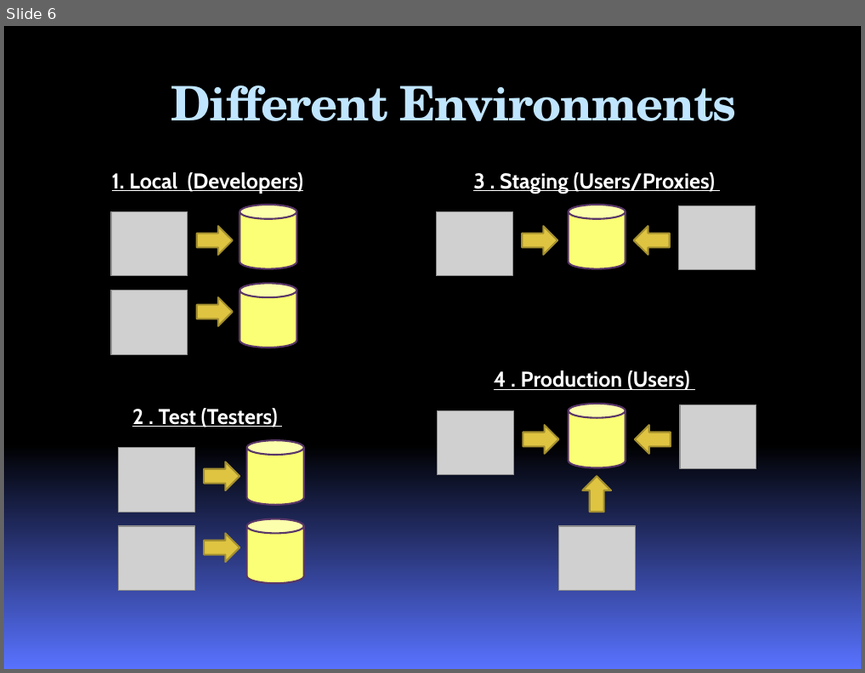
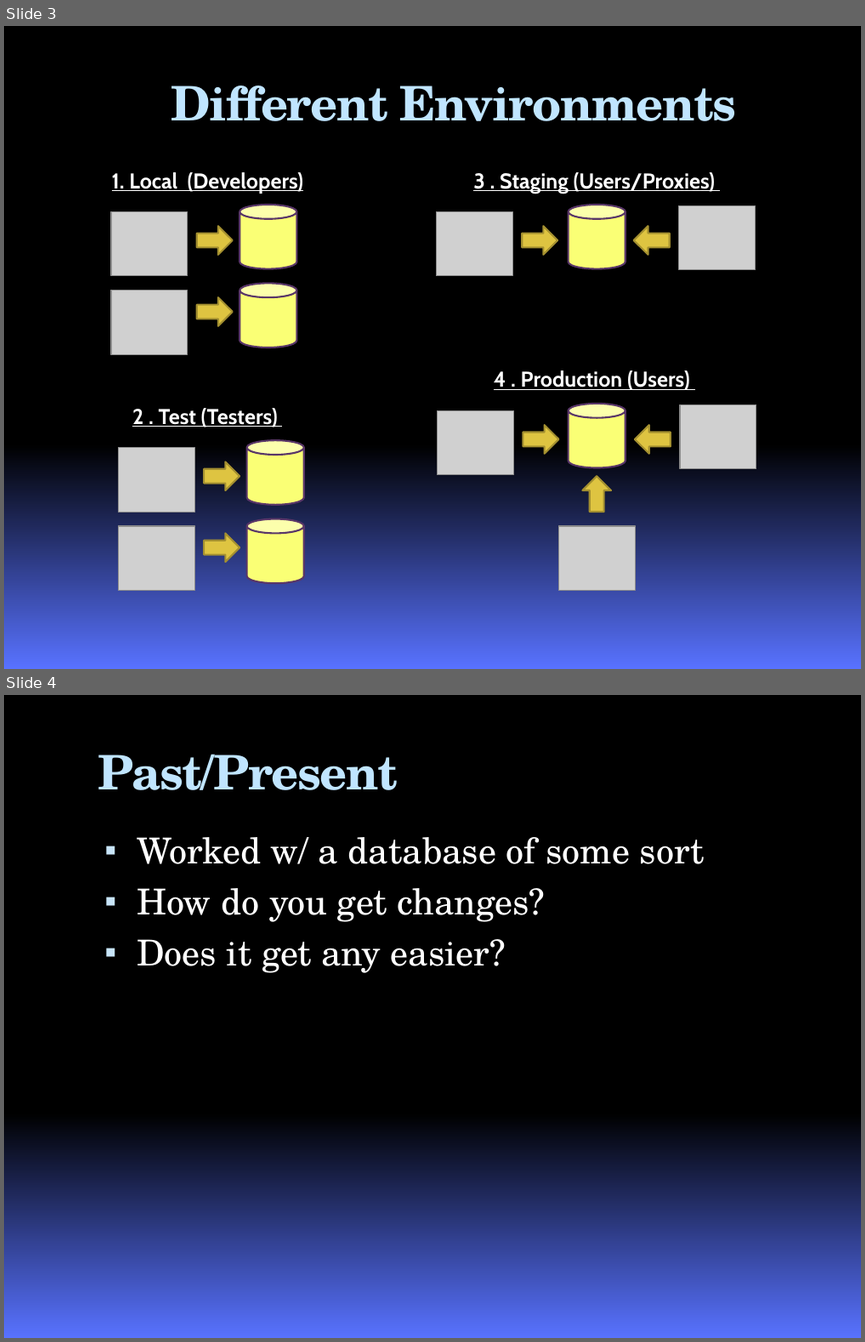
Before and after one commit to google-code-export/roundhouse, a slide deck: branches/nhibernate/docs/RoundhousEPresentation.pptx. Shown one above the other, each under a label of ours: slide 6 before the commit, slides 3 and 4 after it. The pictures are 865x673 and 865x1342 pixels, drawn with LibreOffice and Linux fonts; fonts in the diff are those of the drawing; grey boxes stand for pictures; background and template pictures are left out. Boxes give left, top, right and bottom in pixels: in the first picture for what was removed or moved away, otherwise in the second. Text is boxed around its words. In the diff, an @@ line names an element or a change of style, - is before the commit and + after.

```diff
--- a/branches/nhibernate/docs/RoundhousEPresentation.pptx
+++ b/branches/nhibernate/docs/RoundhousEPresentation.pptx
@@ slide 4 added at box(4, 695, 861, 1338), background gradient #000000 to #5972FF @@
@@ title added at box(98, 754, 398, 790), 40 pt, text #C0E5FF, bold @@
+Past/Present
@@ text added at box(137, 837, 704, 973), 30 pt, text #FFFFFF @@
+▪ Worked w/ a database of some sort
+▪ How do you get changes?
+▪ Does it get any easier?
@@ what was slide 6 is now slide 3 @@
```
Also in this commit, not shown: 2 slides changed, 8 other slides added, 3 slides removed, 44 other files.
